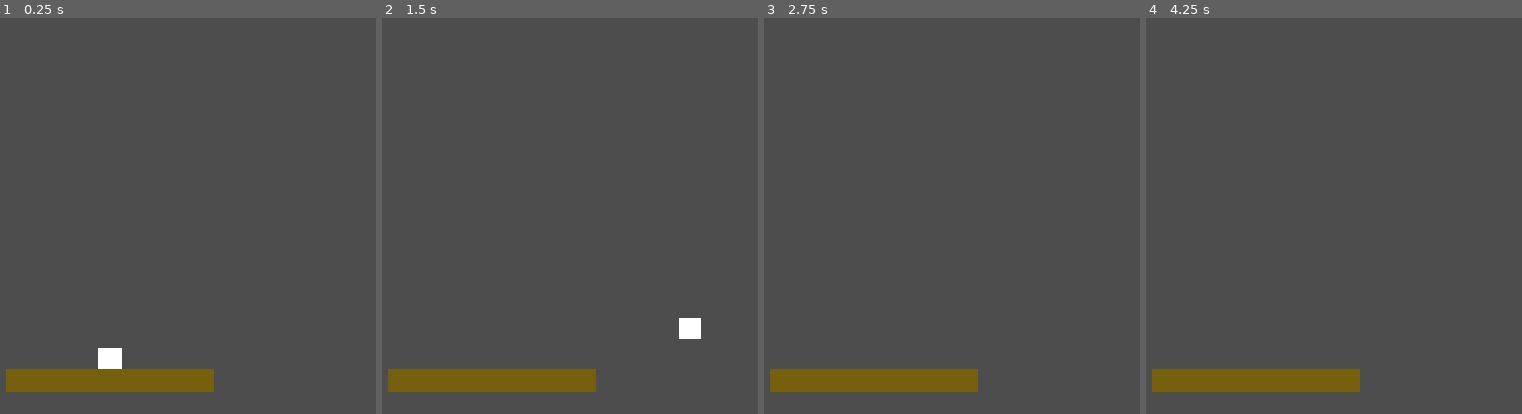
Above: before the commit, frames 1-4 (left to right).
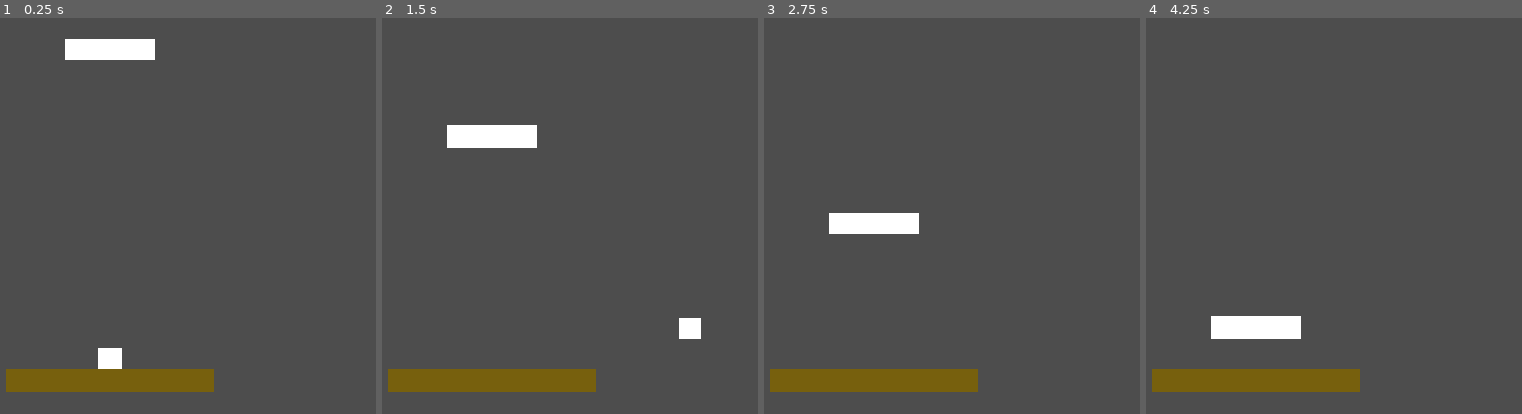
Above: after the commit, the same moments.

Repository: NxtCreator/heap
Game: Godot game, scene res://scenes/main.tscn
Two runs of this game, one before a commit and one after it. Both use one fixed random seed, a clock stepped at 60 frames per second and the inputs below.
Inputs (mouse positions are in pixels of both pictures, inside the frame that each line leads up to):
- Up to frame 1 (0.25 s): no input
- Up to frame 2 (1.5 s): tap Enter at 0.5 s; move the mouse to (667, 168) at 0.52 s; hold Right (move_right) from 0.53 s (still down); tap Alt at 0.6 s; click (667, 168) at 0.67 s; tap Up (move_up) at 0.77 s; move the mouse to (outside the picture) at 1.27 s; tap Shift at 1.35 s
- Up to frame 3 (2.75 s): tap Up (move_up) at 1.52 s; move the mouse to (955, 89) at 2.02 s; release Right (move_right) at 2.03 s; hold Left (move_left) from 2.03 s (still down); tap Alt at 2.1 s
- Up to frame 4 (4.25 s): move the mouse to (1217, 279) at 2.77 s; release Left (move_left) at 2.78 s; hold Right (move_right) from 2.78 s (still down); tap Shift at 2.85 s; click (1217, 279) at 2.92 s; tap Up (move_up) at 3.02, 3.77 s; move the mouse to (1495, 255) at 3.52 s; tap Alt at 3.6 s

The runs differ from the first frame. In frame 1, 1.3% of the frame differs, in the area x 17-42%, y 5-11%; in frame 2, 1.4%, in the area x 17-42%, y 27-33%; in frame 3, 1.3%; in frame 4, 1.4%.

Commit message:
Add platform script: falls at constant speed and stops on collision via move_and_collide

Diff:
--- a/scenes/main.tscn
+++ b/scenes/main.tscn
@@ -1,11 +1,15 @@
 [gd_scene format=3 uid="uid://bj1eekwo4he44"]
 
+[ext_resource type="PackedScene" uid="uid://bi6e4p8lcsauk" path="res://scenes/platform.tscn" id="1_0wfyh"]
 [ext_resource type="PackedScene" uid="uid://dhimhrj0ytlq" path="res://scenes/player.tscn" id="1_o5qli"]
 
 [sub_resource type="RectangleShape2D" id="RectangleShape2D_62jd7"]
 size = Vector2(300, 32)
 
 [node name="Main" type="Node2D" unique_id=1662324567]
+
+[node name="Platform" parent="." unique_id=425192982 instance=ExtResource("1_0wfyh")]
+position = Vector2(576, 100)
 
 [node name="Player" parent="." unique_id=1523709349 instance=ExtResource("1_o5qli")]
 position = Vector2(576, 568)
--- a/scenes/platform.tscn
+++ b/scenes/platform.tscn
@@ -1,4 +1,6 @@
 [gd_scene format=3 uid="uid://bi6e4p8lcsauk"]
+
+[ext_resource type="Script" uid="uid://h02v1mf04cjt" path="res://scripts/platform.gd" id="1_ba0x2"]
 
 [sub_resource type="RectangleShape2D" id="RectangleShape2D_62jd7"]
 size = Vector2(128, 32)
@@ -7,6 +9,7 @@
 size = Vector2(128, 32)
 
 [node name="Platform" type="AnimatableBody2D" unique_id=425192982]
+script = ExtResource("1_ba0x2")
 
 [node name="CollisionShape2D" type="CollisionShape2D" parent="." unique_id=809683834]
 shape = SubResource("RectangleShape2D_62jd7")
--- /dev/null
+++ b/scripts/platform.gd
@@ -0,0 +1,12 @@
+extends AnimatableBody2D
+const FALL_SPEED := 100
+var is_falling = true
+
+
+# Called every frame. 'delta' is the elapsed time since the previous frame.
+func _physics_process(delta: float) -> void:
+	if is_falling:
+		var collision = move_and_collide(Vector2(0, FALL_SPEED * delta))
+
+		if collision != null:
+			is_falling = false
Not shown, added: scripts/platform.gd.uid
